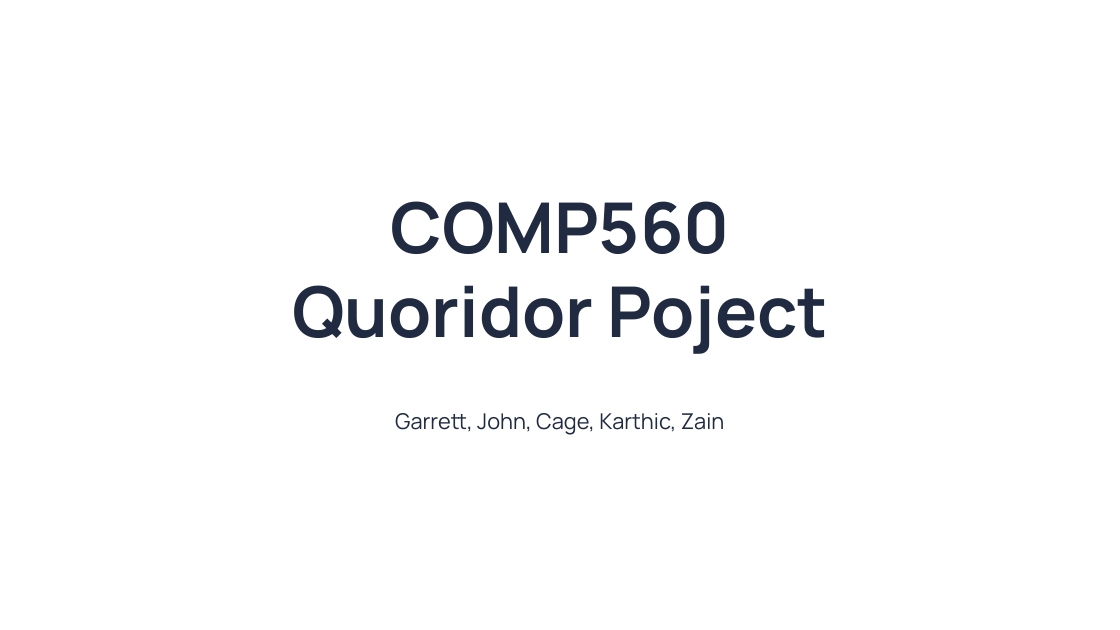
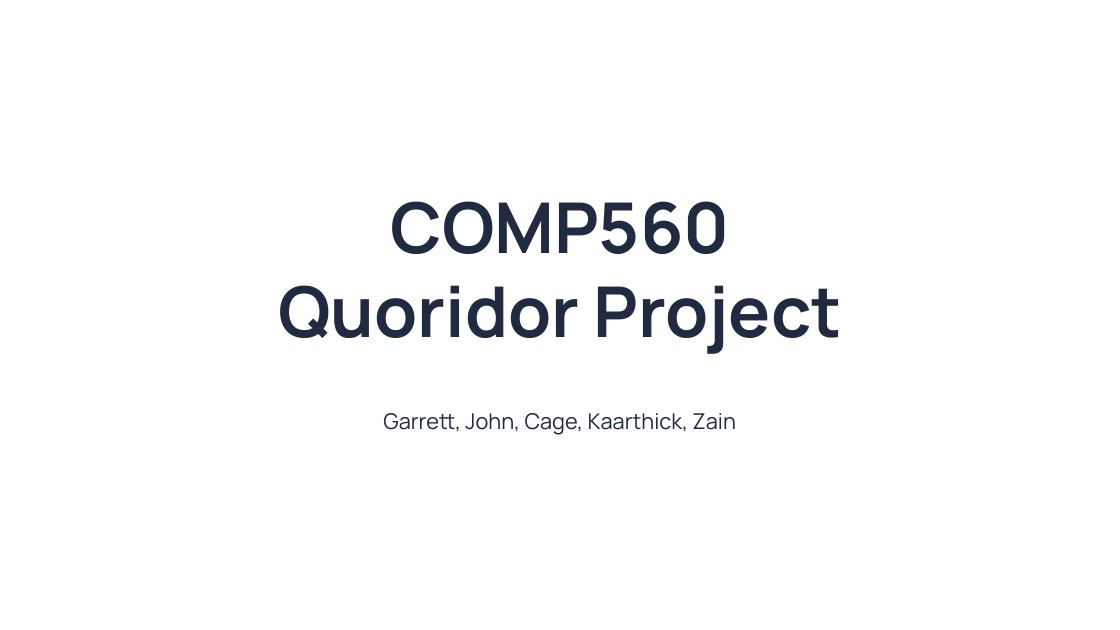
Before and after one commit to 48lexR/COMP-560-Final-Project, a slide deck: slide 1 of COMP560 Quoridor Slidedeck.pptx. Drawn at 1120x630 pixels with LibreOffice and Linux fonts; fonts in the diff are those of the drawing; background and template pictures are left out. Boxes give left, top, right and bottom in pixels: in the first picture for what was removed or moved away, otherwise in the second. Text is boxed around its words. In the diff, an @@ line names an element or a change of style, - is before the commit and + after.

```diff
--- a/COMP560 Quoridor Slidedeck.pptx
+++ b/COMP560 Quoridor Slidedeck.pptx
@@ title at (x1=278, y1=201, x2=842, y2=354): text changed @@
-COMP560
-Quoridor Poject
+COMP560
+Quoridor Project
@@ subtitle at (x1=383, y1=413, x2=736, y2=435): text changed @@
-Garrett, John, Cage, Karthic, Zain
+Garrett, John, Cage, Kaarthick, Zain
```
Also in this commit, not shown: 4 other slides changed.
